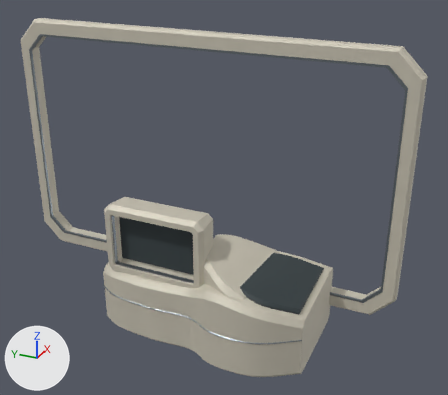
The glTF model assets/studies/pioneer-forward-bay-proof/forward-bay-proof.glb as it was, and as the next commit left it.
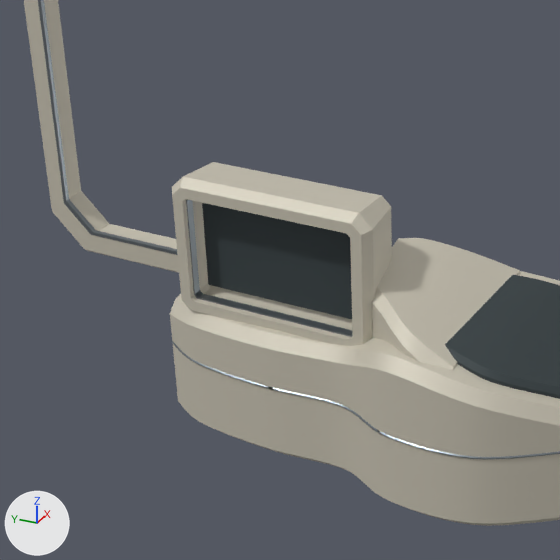
Each version appears first whole from a 50 mm lens placed at (-2.39, -2.0, 3.11), pointed at (1.31, -0.34, 1.26), and next in a close-up on the part from 4% to 66% of the width and 29% to 100% of the height. The lights are fixed; the arrows at lower left show +X, +Y and +Z. The older version's two pictures come first. Vertices at exactly the same position are counted once.

The scene before the commit, as lines of its bpy script (objects in view):
```python
me_instrument_central_sculpted_case = bpy.data.meshes.new('instrument.central-sculpted-case')
me_instrument_central_sculpted_case.from_pydata(...)  # 48 vertices, 96 faces; spans x 0.83..1.05, y -0.39..0.39, z 0.73..1.27
me_instrument_central_sculpted_case.materials.append(mat_study_ivory_coated_alloy)  # pale yellow #cec8b8
me_instrument_recessed_liner = bpy.data.meshes.new('instrument.recessed-liner')
me_instrument_recessed_liner.from_pydata(...)  # 32 vertices, 64 faces; spans x 0.85..0.882, y -0.325..0.325, z 0.796..1.204
me_instrument_recessed_liner.materials.append(mat_study_satin_metal)  # grey #81898e
me_panorama_metal_reveal = bpy.data.meshes.new('panorama.metal-reveal')
me_panorama_metal_reveal.from_pydata(...)  # a torus around x (ring radius 1.63, tube radius 0.03) spanning x 1.55..1.57, y -1.48..1.48, z 0.5..2.25
me_panorama_metal_reveal.materials.append(mat_study_satin_metal)  # grey #81898e
ob_instrument_central_sculpted_case = bpy.data.objects.new('instrument.central-sculpted-case', me_instrument_central_sculpted_case)
ob_instrument_central_sculpted_case.location = (0.0, 0.0, 0.0)
ob_instrument_recessed_liner = bpy.data.objects.new('instrument.recessed-liner', me_instrument_recessed_liner)
ob_instrument_recessed_liner.location = (0.0, 0.0, 0.0)
ob_panorama_metal_reveal = bpy.data.objects.new('panorama.metal-reveal', me_panorama_metal_reveal)
ob_panorama_metal_reveal.location = (0.0, 0.0, 0.0)
# also in view: 'console.starboard-inset-worktop' at (1.14, -0.86, 0.79); 'instrument.central-substrate' at (0.92, 0.0, 1.0); 'console.continuous-dashboard-shell' at (1.14, -0.32, 0.57); 'console.rising-central-shoulder' at (1.08, -0.53, 0.88); 'console.front-construction-seam' at (0.78, -0.32, 0.56)
```
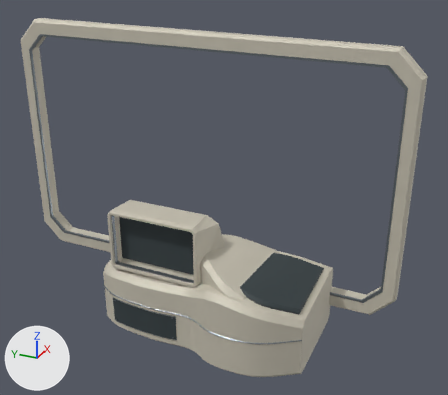
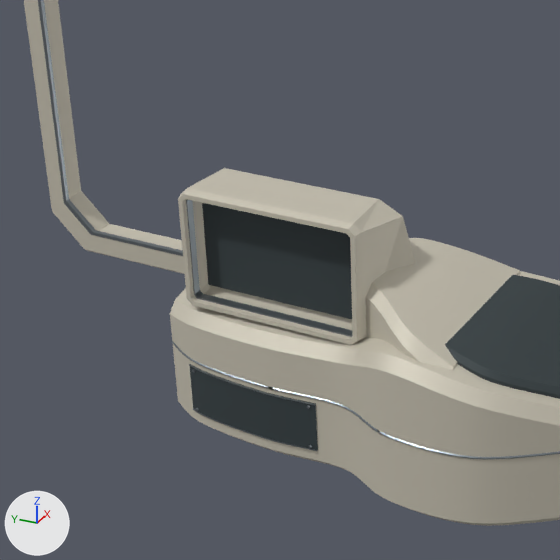
The edits, one by one:
me_instrument_central_sculpted_case is used by ob_instrument_central_sculpted_case; location (0.0, 0.0, 0.0).
me_instrument_central_sculpted_case had 48 vertices, 96 faces and spanned x 0.83..1.05, y -0.39..0.39, z 0.73..1.27.
me_instrument_central_sculpted_case now has 48 vertices, 96 faces and spans x 0.83..1.1, y -0.49..0.36, z 0.68..1.231.
me_instrument_central_sculpted_case part 1: 32 of 48 vertices moved; they spanned x 0.83..1.05, y -0.39..0.39, z 0.73..1.27 and now span x 0.83..1.1, y -0.49..0.36, z 0.68..1.231; mean shift (0.021, -0.01, -0.009); largest move (1.05, -0.37, 0.785) -> (1.1, -0.49, 0.79).
Mesh me_construction_cover_edge_upper is new.
It has 68 vertices, 132 faces and spans x 0.763..0.809, y -0.2..0.34, z 0.531..0.535.
It uses material mat_study_satin_metal (grey #81898e).
Mesh me_construction_cover_edge_lower is new.
It has 68 vertices, 132 faces and spans x 0.763..0.809, y -0.2..0.34, z 0.335..0.339.
It uses material mat_study_satin_metal (grey #81898e).
Mesh me_construction_front_access_cover is new.
It has 68 vertices, 132 faces and spans x 0.766..0.816, y -0.2..0.34, z 0.335..0.535.
It uses material mat_study_graphite_polymer (dark grey #353f42).
Object 'construction.cover-edge-upper' (ob_construction_cover_edge_upper) is new; it shows me_construction_cover_edge_upper.
Its location is (0.0, 0.0, 0.0).
Object 'construction.cover-edge-lower' (ob_construction_cover_edge_lower) is new; it shows me_construction_cover_edge_lower.
Its location is (0.0, 0.0, 0.0).
Object 'construction.front-access-cover' (ob_construction_front_access_cover) is new; it shows me_construction_front_access_cover.
Its location is (0.0, 0.0, 0.0).

Location of each change, [x1, y1, x2, y2] in pixels of the close-ups (560 x 560 px):
'instrument.central-sculpted-case', reshaped (8% wider): before [172, 162, 392, 346]; after [178, 168, 415, 345]
'construction.front-access-cover', added: after [190, 364, 318, 451]
'construction.cover-edge-upper', added: after [189, 364, 315, 405]
'construction.cover-edge-lower', added: after [193, 408, 317, 451]
